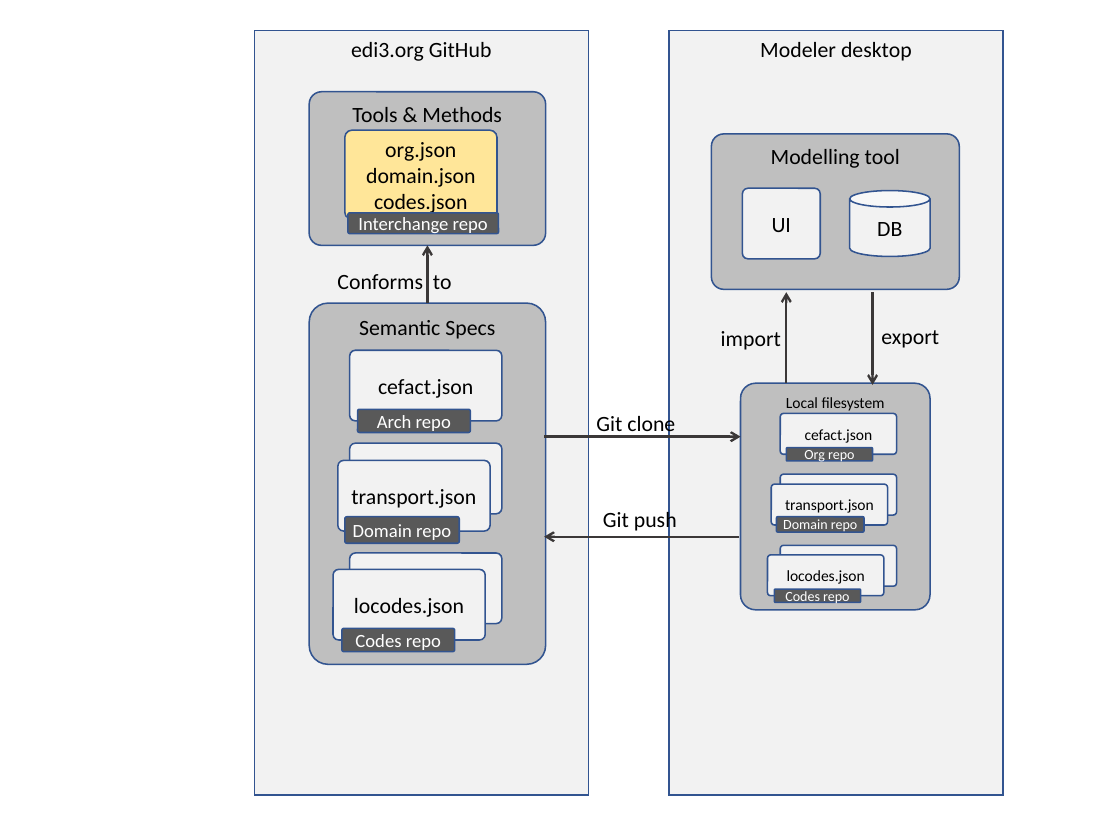
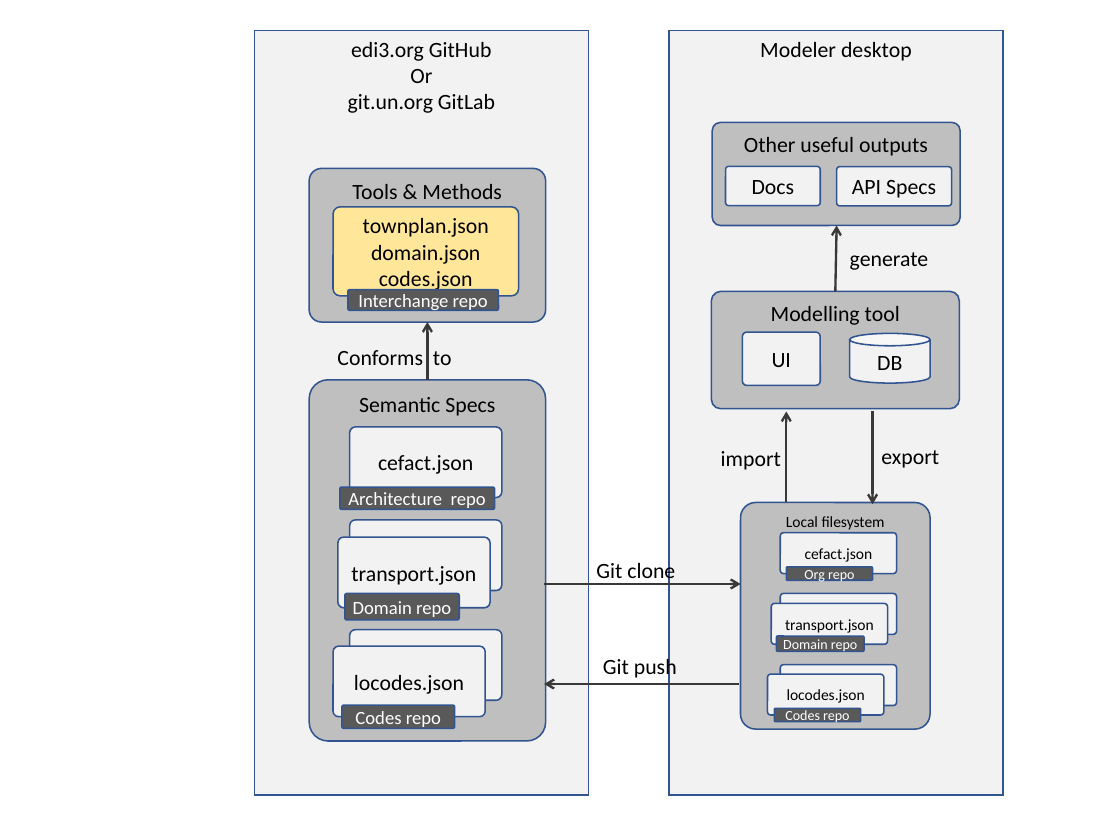
Before and after one commit to edi3/edi3.github.io, a slide deck: slide 2 of specs/edi3-model-interchange/master/use-case.pptx (slide 1 before the commit). Drawn at 1120x840 pixels with LibreOffice and Linux fonts; fonts in the diff are those of the drawing. Boxes give left, top, right and bottom in pixels: in the first picture for what was removed or moved away, otherwise in the second. Text is boxed around its words. In the diff, an @@ line names an element or a change of style, - is before the commit and + after.

```diff
--- a/specs/edi3-model-interchange/master/use-case.pptx
+++ b/specs/edi3-model-interchange/master/use-case.pptx
@@ text in rounded rectangle at (x1=348, y1=69, x2=495, y2=113): paragraphs added @@
+Or
+git.un.org GitLab
@@ rounded rectangle added at (x1=712, y1=122, x2=960, y2=225), fill #BFBFBF, outline #325491 1 pt, 14 pt, text #000000 @@
+Other useful outputs
@@ rounded rectangle added at (x1=726, y1=167, x2=821, y2=206), fill #F2F2F2, outline #325491 1 pt, 14 pt, text #000000 @@
+Docs
@@ rounded rectangle added at (x1=837, y1=167, x2=952, y2=206), fill #F2F2F2, outline #325491 1 pt, 14 pt, text #000000 @@
+API Specs
@@ rounded rectangle "townplan.json" resized from (x1=345, y1=130, x2=497, y2=218) to (x1=333, y1=207, x2=519, y2=296) @@
@@ text in rounded rectangle at (x1=363, y1=218, x2=489, y2=237): text changed @@
-org.json
+townplan.json
@@ arrow added from (836, 291) to (837, 225), #3B3838 1.5 pt @@
@@ text added at (x1=850, y1=252, x2=929, y2=270), 14 pt, text #000000 @@
+generate
@@ 7 rounded rectangles, 1 text moved together from (x1=309, y1=92, x2=545, y2=665) to (x1=309, y1=168, x2=545, y2=741) @@
@@ rounded rectangle "Modelling tool" resized from (x1=711, y1=134, x2=959, y2=290) to (x1=711, y1=291, x2=959, y2=409) @@
@@ 3 rounded rectangles, 1 arrow moved together from (x1=338, y1=245, x2=491, y2=652) to (x1=338, y1=323, x2=491, y2=729) @@
@@ rounded rectangle "UI" resized from (x1=743, y1=188, x2=821, y2=259) to (x1=743, y1=333, x2=821, y2=386) @@
@@ cylinder "DB" resized from (x1=850, y1=190, x2=931, y2=256) to (x1=850, y1=334, x2=931, y2=383) @@
@@ 9 rounded rectangles, 2 texts, 2 arrows moved together from (x1=721, y1=292, x2=939, y2=609) to (x1=721, y1=411, x2=939, y2=729) @@
@@ rounded rectangle "Architecture repo" resized from (x1=357, y1=409, x2=470, y2=432) to (x1=339, y1=487, x2=494, y2=510) @@
@@ text in rounded rectangle at (x1=348, y1=492, x2=486, y2=511): text changed @@
-Arch repo
+Architecture repo
@@ 2 texts, 1 arrow moved together from (x1=544, y1=412, x2=740, y2=534) to (x1=544, y1=560, x2=740, y2=681) @@
@@ arrow moved from (739, 536) - (544, 536) to (739, 684) - (544, 684) @@
```
Also in this commit, not shown: 1 slide added, 24 other files.
